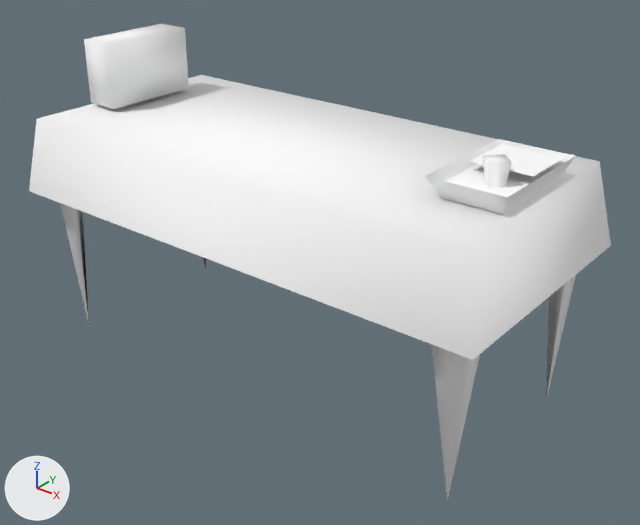
A saved change to the glTF model public/3d/item/model__item__room.ofs_3211_0/3211kg_sh2_03.gltf.
Rendered twice from a 50 mm camera at (1.95, -2.32, 1.42) aimed at (0.1, 0.0, -0.02). Every picture has the same lights, and +X, +Y and +Z are marked at lower left. The picture after the commit comes second.

Objects in the first picture: '3211kg_sh2_03'.
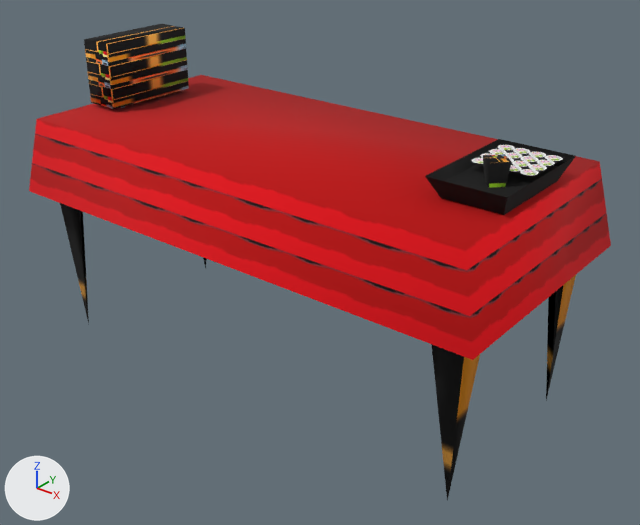
Pixel boxes [x1, y1, x2, y2] of what changed, in the pictures (640 x 525 px):
'3211kg_sh2_03', surface changed (white to red)
    both: [29, 24, 611, 500]

Edits to the bpy script that builds the scene:
```text
Add img_sh2_03_2:
    img_sh2_03_2 = load_image('sh2_03_2', '_unpacked/sh2_03_2', 32, 32, 'sRGB')
Add img_sh2_03_1:
    img_sh2_03_1 = load_image('sh2_03_1', '_unpacked/sh2_03_1', 32, 32, 'sRGB')
Add img_sh2_03_0:
    img_sh2_03_0 = load_image('sh2_03_0', '_unpacked/sh2_03_0', 32, 64, 'sRGB')
Change mat_sh2_03_0:
    remove mat_sh2_03_0.base_color = (1.0, 1.0, 1.0)  # white #ffffff
    add mat_sh2_03_0.texture = img_sh2_03_0
Change mat_sh2_03_1:
    remove mat_sh2_03_1.base_color = (1.0, 1.0, 1.0)  # white #ffffff
    add mat_sh2_03_1.texture = img_sh2_03_1
Change mat_sh2_03_2:
    remove mat_sh2_03_2.base_color = (1.0, 1.0, 1.0)  # white #ffffff
    add mat_sh2_03_2.texture = img_sh2_03_2
```
